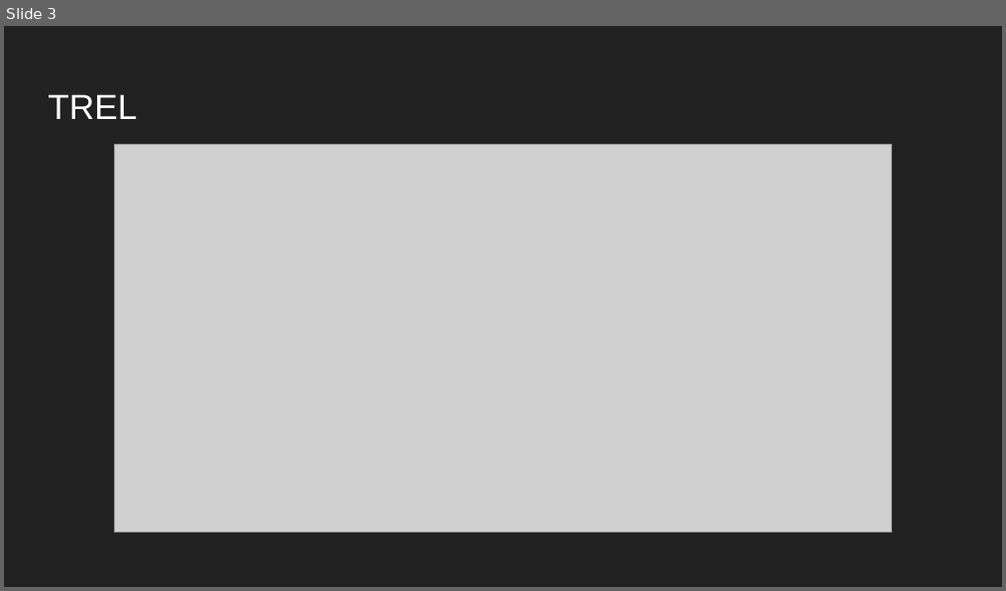
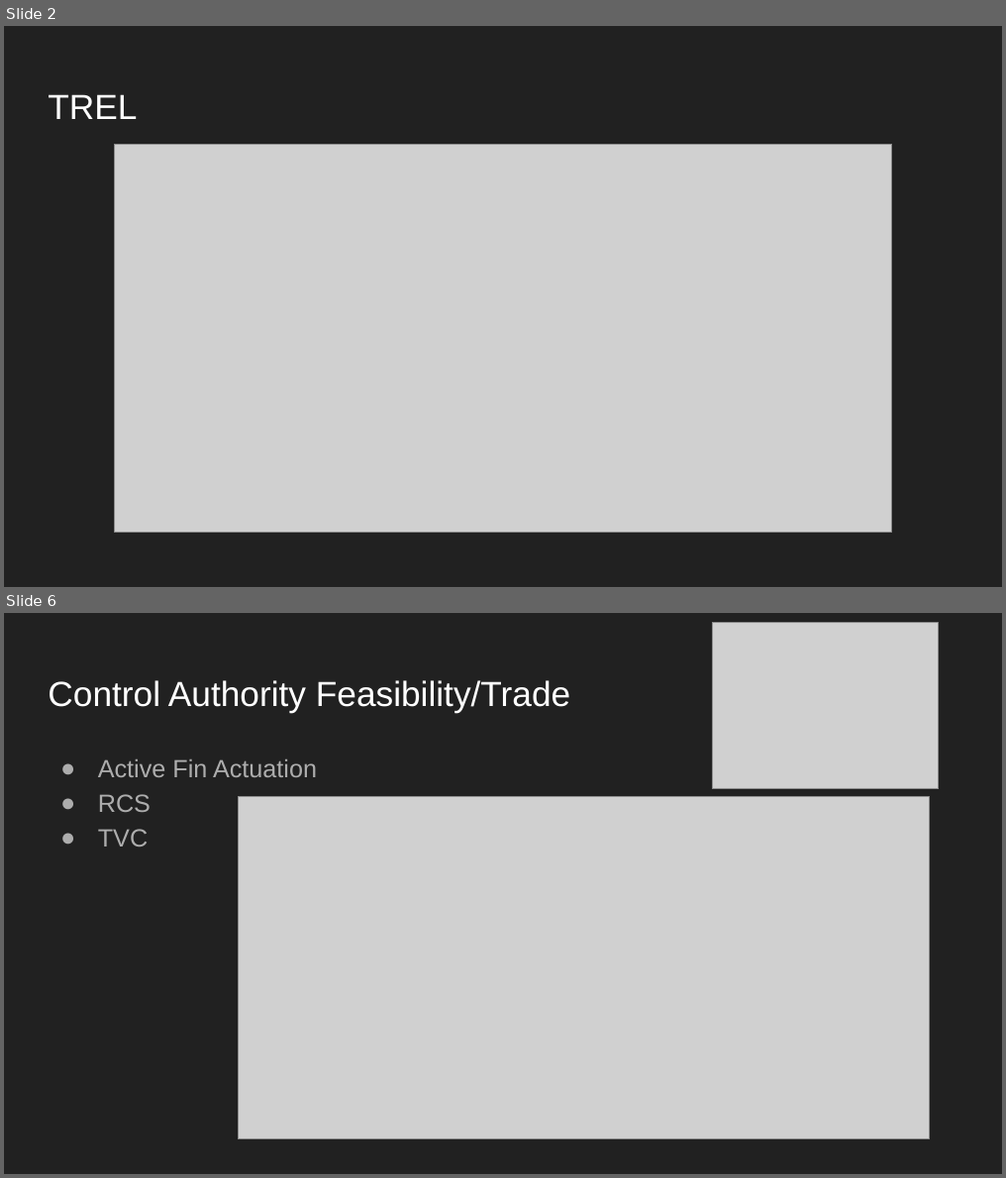
Before and after one commit to amalatak/Notes, a slide deck: Job Presentation-2.pptx. Shown one above the other, each under a label of ours: slide 3 before the commit, slides 2 and 6 after it; the slides between them are not shown. The pictures are 1006x591 and 1006x1178 pixels, drawn with LibreOffice and Linux fonts; fonts in the diff are those of the drawing; grey boxes stand for pictures. Boxes give left, top, right and bottom in pixels: in the first picture for what was removed or moved away, otherwise in the second. Text is boxed around its words. In the diff, an @@ line names an element or a change of style, - is before the commit and + after.

```diff
--- a/Job Presentation-2.pptx
+++ b/Job Presentation-2.pptx
@@ slide 6 added at box(4, 613, 1002, 1174), background #212121 @@
@@ picture added at box(713, 623, 939, 789) @@
@@ title added at box(48, 680, 570, 712), 25.2 pt, text #FFFFFF @@
+Control Authority Feasibility/Trade
@@ text added at box(98, 760, 317, 847), 18 pt, text #ADADAD @@
+● Active Fin Actuation
+● RCS
+● TVC
@@ picture added at box(239, 796, 930, 1140) @@
@@ what was slide 3 is now slide 2 @@
```
Also in this commit, not shown: 3 slides changed, 10 other slides added, 12 slides removed.
